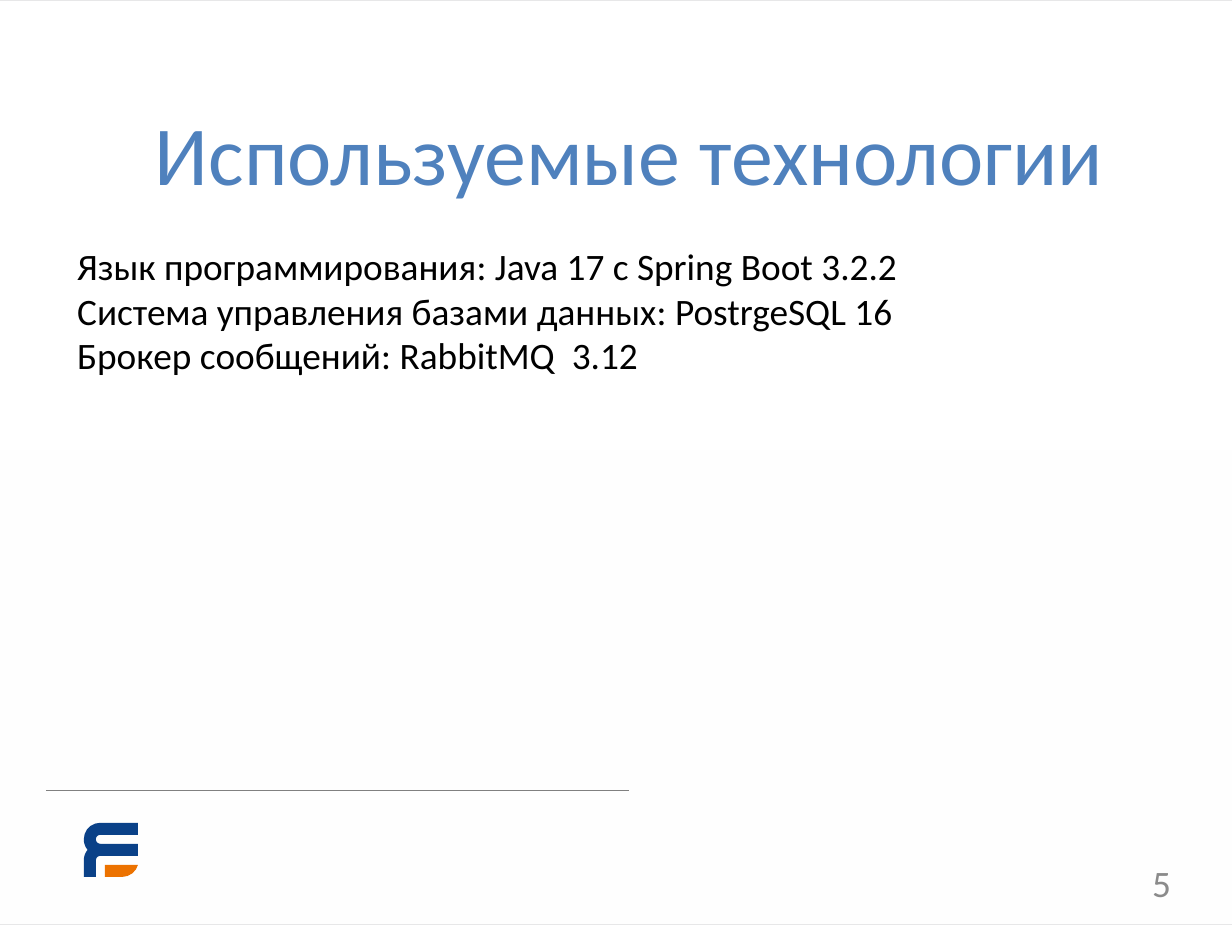
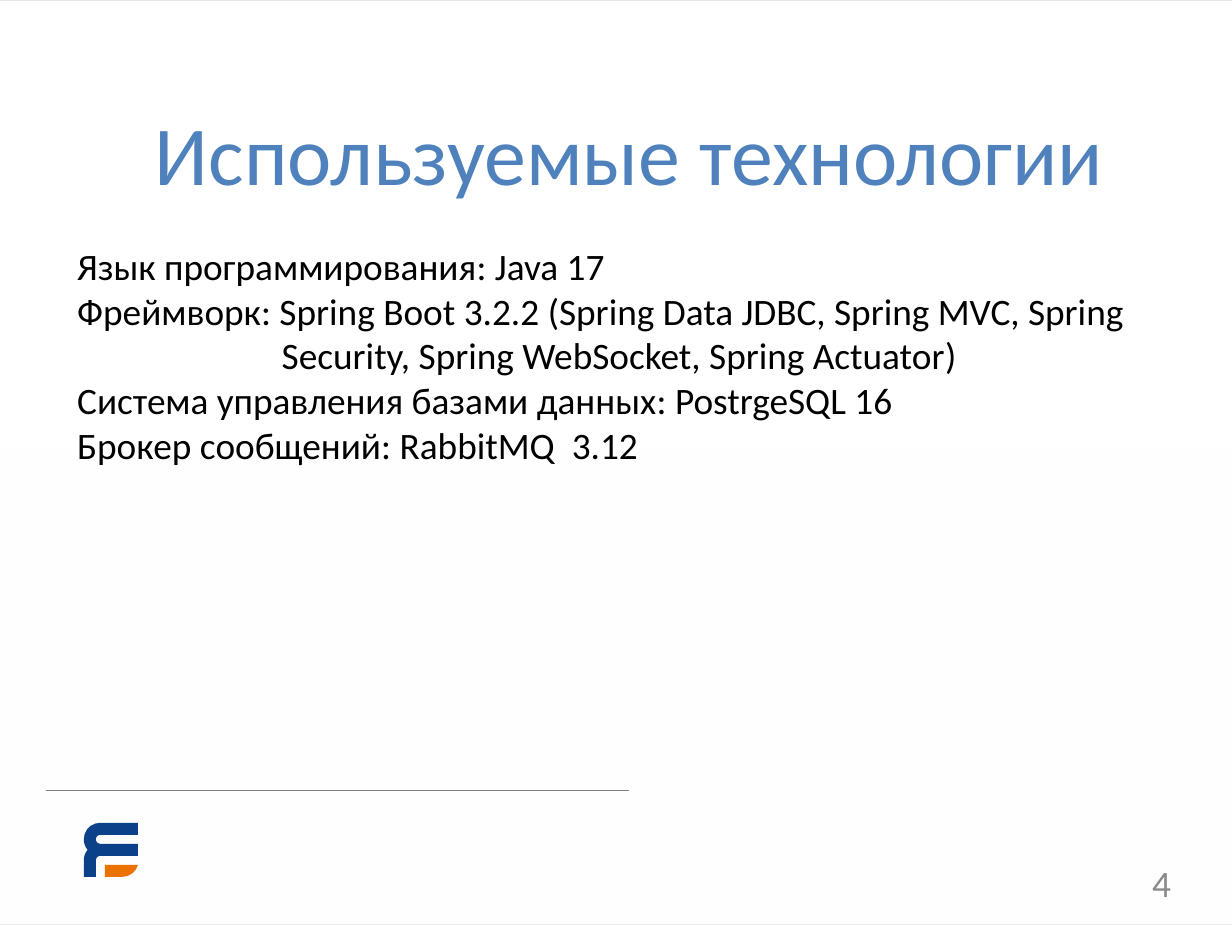
Before and after one commit to RedArmyIsStrongestAll/vkr, a slide deck: slide 4 of 2024,ВКР,ПетровИС,ЯГТУ,ЭПИ-41.pptx (slide 5 before the commit). Drawn at 1232x925 pixels with LibreOffice and Linux fonts; fonts in the diff are those of the drawing; background and template pictures are left out. Boxes give left, top, right and bottom in pixels: in the first picture for what was removed or moved away, otherwise in the second. Text is boxed around its words. In the diff, an @@ line names an element or a change of style, - is before the commit and + after.

```diff
--- a/2024,ВКР,ПетровИС,ЯГТУ,ЭПИ-41.pptx
+++ b/2024,ВКР,ПетровИС,ЯГТУ,ЭПИ-41.pptx
@@ text at [77, 256, 1123, 376]: text changed @@
-Язык программирования: Java 17 c Spring Boot 3.2.2
+Язык программирования: Java 17
+Фреймворк: Spring Boot 3.2.2 (Spring Data JDBC, Spring MVC, Spring
+Security, Spring WebSocket, Spring Actuator)
@@ page number at [1152, 873, 1171, 897]: text changed @@
-5
+4
```
Also in this commit, not shown: 2 other slides changed, 2 slides removed, 2 other files.
